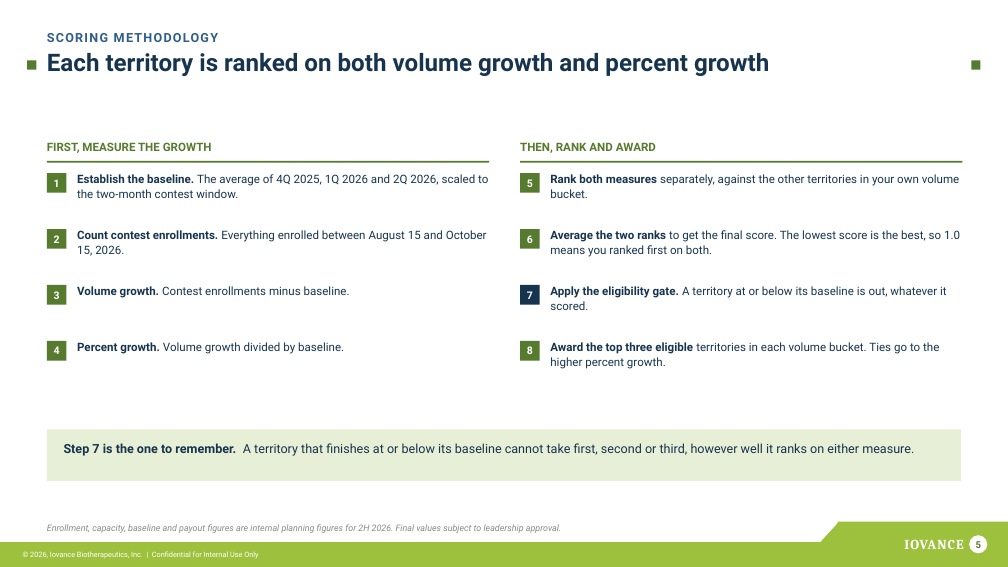
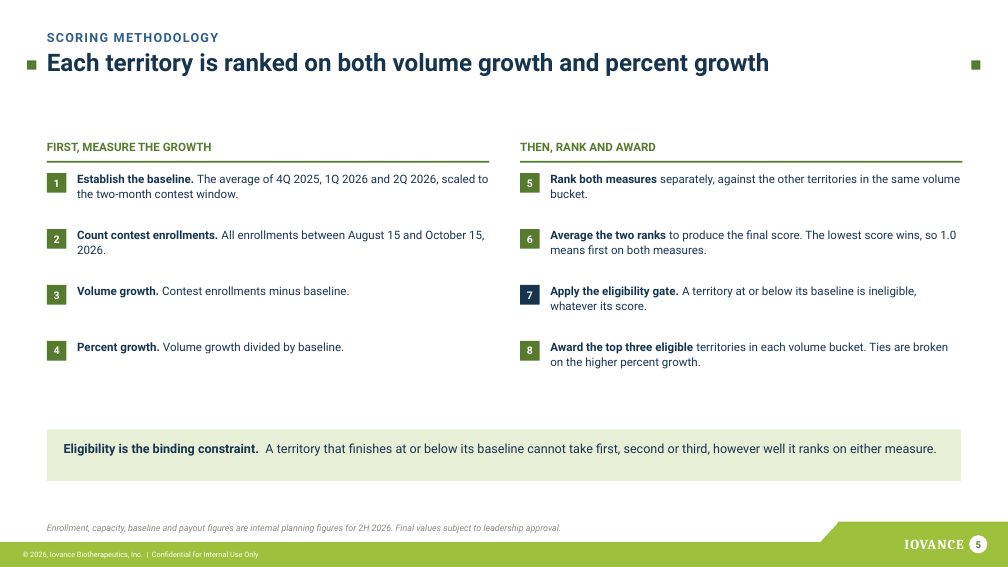
Before and after one commit to Mrnidhi/temp, a slide deck: slide 5 of 3Q2026 Contest.pptx. Drawn at 1008x567 pixels with LibreOffice and Linux fonts; fonts in the diff are those of the drawing. Boxes give left, top, right and bottom in pixels: in the first picture for what was removed or moved away, otherwise in the second. Text is boxed around its words. In the diff, an @@ line names an element or a change of style, - is before the commit and + after.

Commit message:
Update 3Q2026 Contest PowerPoint presentation

```diff
--- a/3Q2026 Contest.pptx
+++ b/3Q2026 Contest.pptx
@@ text at (550,174,961,198): text changed @@
-Rank both measures separately, against the other territories in your own volume bucket.
+Rank both measures separately, against the other territories in the same volume bucket.
@@ text at (77,230,484,254): text changed @@
-Count contest enrollments. Everything enrolled between August 15 and October 15, 2026.
+Count contest enrollments. All enrollments between August 15 and October 15, 2026.
@@ text at (550,230,956,254): text changed @@
-Average the two ranks to get the final score. The lowest score is the best, so 1.0 means you ranked first on both.
+Average the two ranks to produce the final score. The lowest score wins, so 1.0 means first on both measures.
@@ text at (550,286,917,310): text changed @@
-Apply the eligibility gate. A territory at or below its baseline is out, whatever it scored.
+Apply the eligibility gate. A territory at or below its baseline is ineligible, whatever its score.
@@ text at (550,342,948,369): text changed @@
-Award the top three eligible territories in each volume bucket. Ties go to the higher percent growth.
+Award the top three eligible territories in each volume bucket. Ties are broken on the higher percent growth.
@@ text at (64,443,937,456): text changed @@
-Step 7 is the one to remember. A territory that finishes at or below its baseline cannot take first, second or third, however well it ranks on either measure.
+Eligibility is the binding constraint. A territory that finishes at or below its baseline cannot take first, second or third, however well it ranks on either measure.
```
Also in this commit, not shown: 8 other slides changed.
